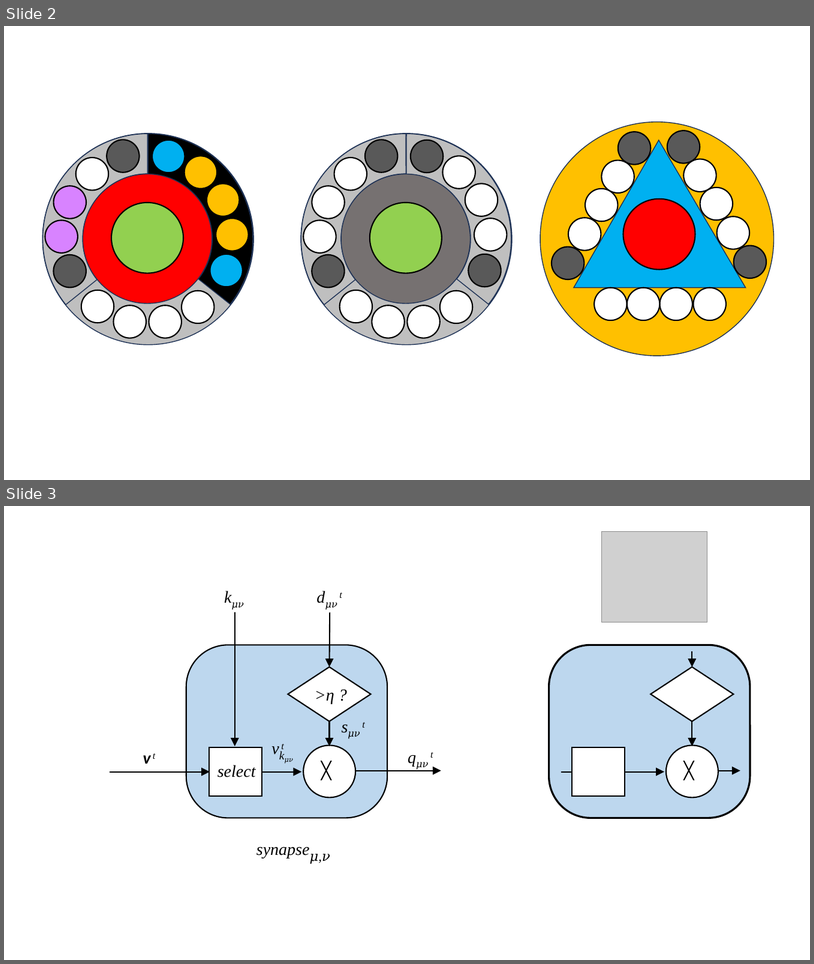
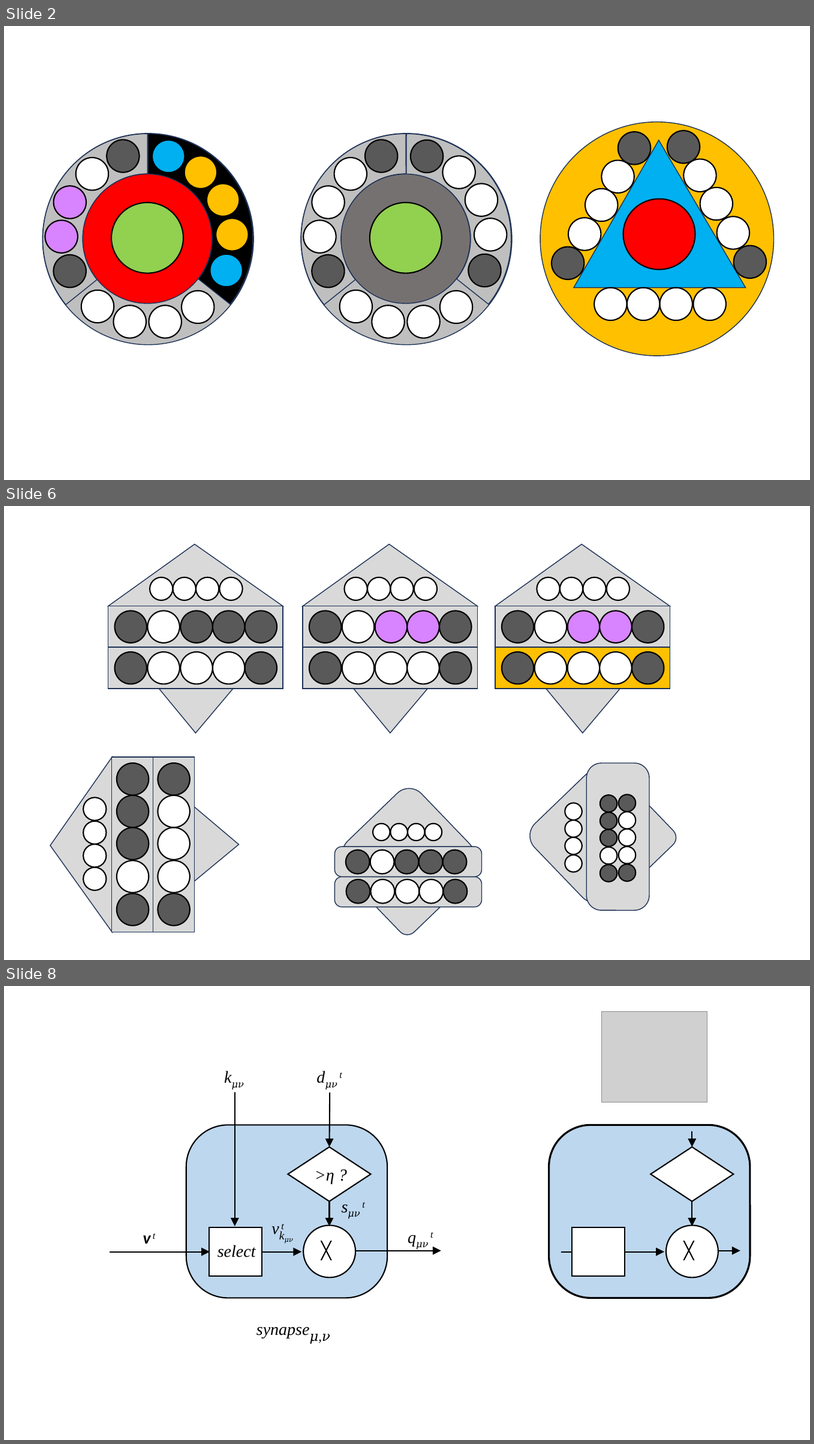
Before and after one commit to ihux/carabao-utils, a slide deck: doc/paper/Sequence Memory.pptx. Shown one above the other, each under a label of ours: slides 2 and 3 before the commit, slides 2, 6 and 8 after it; the slides between them are not shown. The pictures are 814x964 and 814x1444 pixels, drawn with LibreOffice and Linux fonts; fonts in the diff are those of the drawing; grey boxes stand for pictures. Boxes give left, top, right and bottom in pixels: in the first picture for what was removed or moved away, otherwise in the second. Text is boxed around its words. In the diff, an @@ line names an element or a change of style, - is before the commit and + after.

```diff
--- a/doc/paper/Sequence Memory.pptx
+++ b/doc/paper/Sequence Memory.pptx
@@ slide 6 added at [4, 506, 810, 960], background #FFFFFF @@
@@ group added at [108, 544, 283, 733]: 14 ellipses, 2 triangles, 2 rounded rectangles @@
@@ group added at [303, 544, 477, 733]: 14 ellipses, 2 triangles, 2 rounded rectangles @@
@@ group added at [495, 544, 670, 733]: 14 ellipses, 2 triangles, 2 rounded rectangles @@
@@ rounded rectangle added at [336, 781, 482, 927], fill #D9D9D9, outline #1E3256 1 pt @@
@@ group added at [50, 757, 239, 932]: 14 ellipses, 2 triangles, 2 rounded rectangles @@
@@ group added at [373, 823, 442, 840]: 4 ellipses @@
@@ group added at [524, 763, 681, 910]: 14 ellipses, 3 rounded rectangles @@
@@ rounded rectangle added at [335, 847, 482, 877], fill #D9D9D9, outline #1E3256 1 pt @@
@@ rounded rectangle added at [365, 853, 450, 939], fill #D9D9D9, outline #1E3256 1 pt @@
@@ group added at [346, 850, 467, 874]: 5 ellipses @@
@@ rounded rectangle added at [335, 877, 482, 907], fill #D9D9D9, outline #1E3256 1 pt @@
@@ group added at [347, 879, 468, 903]: 5 ellipses @@
@@ what was slide 3 is now slide 8 @@
```
Also in this commit, not shown: 1 slide changed, 4 other slides added, 2 other files.
